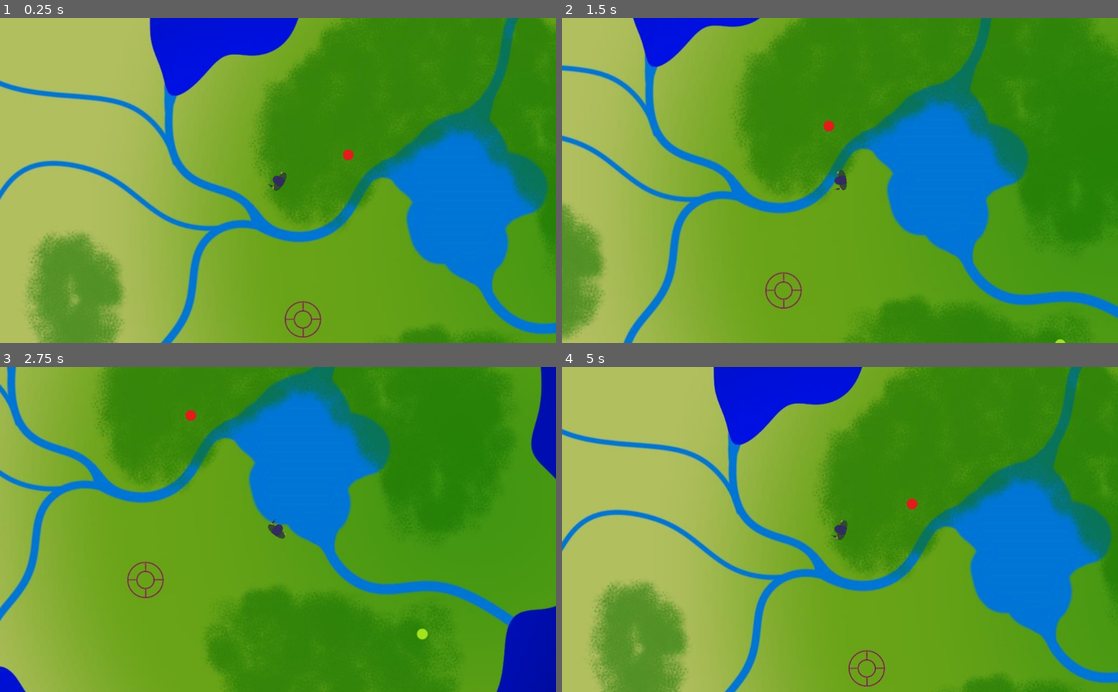
Above: before the commit, frames 1-4 (two rows, left to right).
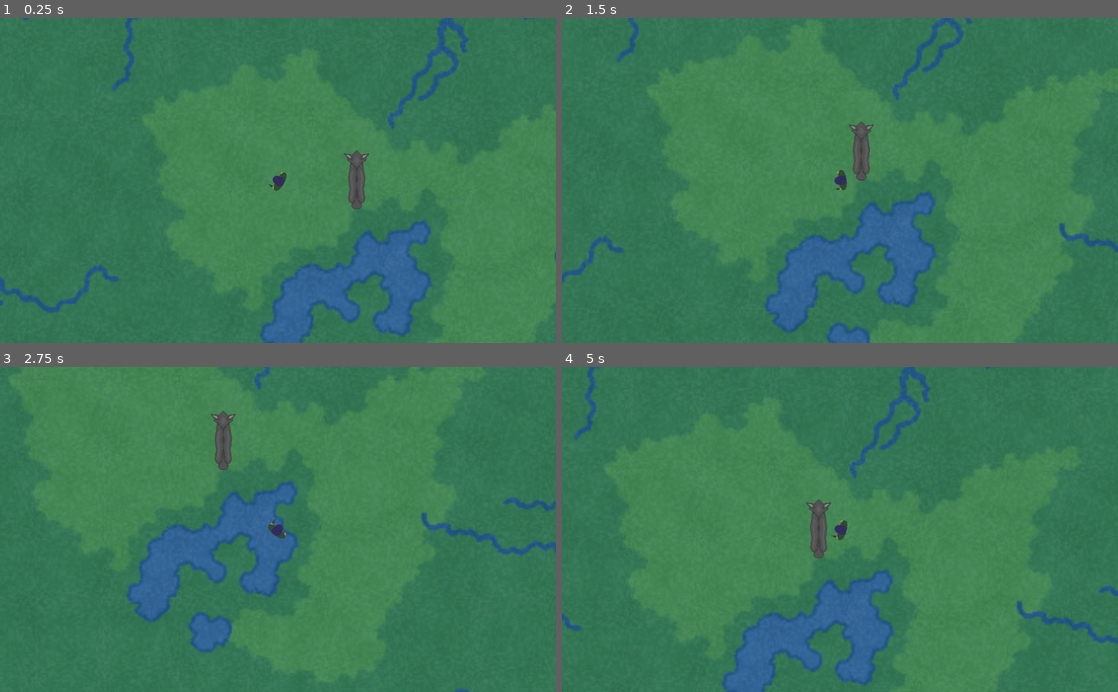
Above: after the commit, the same moments.

Repository: 32BitFlame/capstone-2019
Game: Godot game, scene res://TestRoom.tscn
The game is run twice, just before and just after one commit, with the same random seed, the same clock (stepped at 60 frames per second) and the same inputs.
Inputs (mouse positions are in pixels of both pictures, inside the frame that each line leads up to):
- Up to frame 1 (0.25 s): no input
- Up to frame 2 (1.5 s): tap Enter at 0.5 s; move the mouse to (962, 164) at 0.52 s; hold Right (ui_right) 0.53-1.28 s; click (962, 164) at 0.6 s; move the mouse to (728, 196) at 1.27 s; hold Down (ui_down) from 1.28 s (still down); tap Shift (sprint) at 1.35 s
- Up to frame 3 (2.75 s): move the mouse to (333, 458) at 2.02 s; release Down (ui_down) at 2.03 s; hold Right (ui_right) from 2.03 s (still down); click (333, 458) at 2.1 s
- Up to frame 4 (5 s): move the mouse to (812, 594) at 2.77 s; release Right (ui_right) at 2.78 s; hold Up (ui_up) 2.78-3.53 s; tap Shift (sprint) at 2.85, 4.35 s; move the mouse to (1006, 578) at 3.52 s; hold Left (ui_left) from 3.53 s (still down); click (1006, 578) at 3.6 s; move the mouse to (673, 480) at 4.27 s

The runs differ from the first frame. In frame 1, 100% of the frame differs, in the area x 0-100%, y 0-100%; in frame 2, 100%; in frame 3, 100%; in frame 4, 100%.

Commit message:
Update 1
+Adds Several Assets
+Changes map
+Beginnings of AI
+Added test enemy

Diff:
--- /dev/null
+++ b/Interface.tscn
@@ -0,0 +1,30 @@
+[gd_scene load_steps=5 format=2]
+
+[ext_resource path="res://sprites/GUI_Assets/Health_Bar_Frame.png" type="Texture" id=1]
+[ext_resource path="res://sprites/GUI_Assets/Health_Bar_Fill.png" type="Texture" id=2]
+[ext_resource path="res://sprites/GUI_Assets/Stamina_Bar_Frame.png" type="Texture" id=3]
+[ext_resource path="res://sprites/GUI_Assets/Stamina_Bar_Fill.png" type="Texture" id=4]
+
+[node name="Interface" type="Control"]
+anchor_right = 1.0
+anchor_bottom = 1.0
+margin_left = 0.0388794
+margin_top = -0.0778809
+margin_right = 0.0388184
+margin_bottom = -0.0778809
+
+[node name="Health_Bar_Frame" type="Sprite" parent="."]
+position = Vector2( 253.793, 574.325 )
+texture = ExtResource( 1 )
+
+[node name="Health_Bar_Fill" type="Sprite" parent="Health_Bar_Frame"]
+position = Vector2( 0.100403, -0.258728 )
+texture = ExtResource( 2 )
+
+[node name="Stamina_Bar_Frame" type="Sprite" parent="."]
+position = Vector2( 869.416, 583.263 )
+texture = ExtResource( 3 )
+
+[node name="Stamina_Bar_Fill" type="Sprite" parent="Stamina_Bar_Frame"]
+position = Vector2( 0.0472412, -0.0567017 )
+texture = ExtResource( 4 )
--- a/TestRoom.tscn
+++ b/TestRoom.tscn
@@ -1,19 +1,23 @@
-[gd_scene load_steps=5 format=2]
+[gd_scene load_steps=7 format=2]
 
-[ext_resource path="res://objects/NetController.tscn" type="PackedScene" id=1]
-[ext_resource path="res://Backgrounds/Spawn Island_LI.jpg" type="Texture" id=2]
+[ext_resource path="res://Backgrounds/Map.png" type="Texture" id=1]
+[ext_resource path="res://objects/NetController.tscn" type="PackedScene" id=2]
 [ext_resource path="res://objects/player.tscn" type="PackedScene" id=3]
 [ext_resource path="res://objects/player.gd" type="Script" id=4]
+[ext_resource path="res://Test_Enemy.tscn" type="PackedScene" id=5]
+[ext_resource path="res://Test_Enemy.gd" type="Script" id=6]
 
 [node name="TestRoom" type="Node2D"]
 
-[node name="HTTPRequest" parent="." instance=ExtResource( 1 )]
+[node name="Map" type="Sprite" parent="."]
+show_behind_parent = true
+position = Vector2( 335.431, 18.1364 )
+scale = Vector2( 3.17733, 3.17733 )
+texture = ExtResource( 1 )
+
+[node name="HTTPRequest" parent="." instance=ExtResource( 2 )]
 max_redirects = -1
 net_iter_max = 2000
-
-[node name="Spawn Island_LI" type="Sprite" parent="."]
-position = Vector2( 207.644, 104.719 )
-texture = ExtResource( 2 )
 
 [node name="KinematicBody2D" parent="." instance=ExtResource( 3 )]
 script = ExtResource( 4 )
@@ -27,4 +31,8 @@
 current = true
 drag_margin_h_enabled = false
 drag_margin_v_enabled = false
+
+[node name="KinematicBody2D2" parent="." instance=ExtResource( 5 )]
+position = Vector2( 144.913, -1.44883 )
+script = ExtResource( 6 )
 [connection signal="request_completed" from="HTTPRequest" to="HTTPRequest" method="_on_HTTPRequest_request_completed"]
--- /dev/null
+++ b/Test_Enemy.gd
@@ -0,0 +1,11 @@
+extends KinematicBody2D
+
+#establishes variables
+export (int) var Walk_Speed = 300
+
+var Direction_Change_CD = 0
+
+#Wolf AI
+#func _Wolf_Ai(delta):
+	#Determines how wolf will act in current situation.
+	#if Direction_Change_CD = 0:
--- /dev/null
+++ b/Test_Enemy.tscn
@@ -0,0 +1,16 @@
+[gd_scene load_steps=3 format=2]
+
+[ext_resource path="res://sprites/enemies/wolves/Grey_Wolf.png" type="Texture" id=1]
+
+[sub_resource type="CapsuleShape2D" id=1]
+radius = 19.0943
+height = 71.5135
+
+[node name="KinematicBody2D2" type="KinematicBody2D"]
+
+[node name="Sprite" type="Sprite" parent="."]
+texture = ExtResource( 1 )
+
+[node name="CollisionShape2D" type="CollisionShape2D" parent="."]
+position = Vector2( 0, 0.671227 )
+shape = SubResource( 1 )
Binary file added: Backgrounds/Map.png
Not shown, added: Backgrounds/Map.png.import
Binary file added: sprites/GUI_Assets/Health_Bar_Fill.png
Not shown, added: sprites/GUI_Assets/Health_Bar_Fill.png.import
Binary file added: sprites/GUI_Assets/Health_Bar_Frame.png
Not shown, added: sprites/GUI_Assets/Health_Bar_Frame.png.import
Binary file added: sprites/GUI_Assets/Stamina_Bar_Fill.png
Not shown, added: sprites/GUI_Assets/Stamina_Bar_Fill.png.import
Binary file added: sprites/GUI_Assets/Stamina_Bar_Frame.png
Not shown, added: sprites/GUI_Assets/Stamina_Bar_Frame.png.import
Binary file added: sprites/enemies/Bees/Bee.png
Not shown, added: sprites/enemies/Bees/Bee.png.import
(and 3 more such lines)
